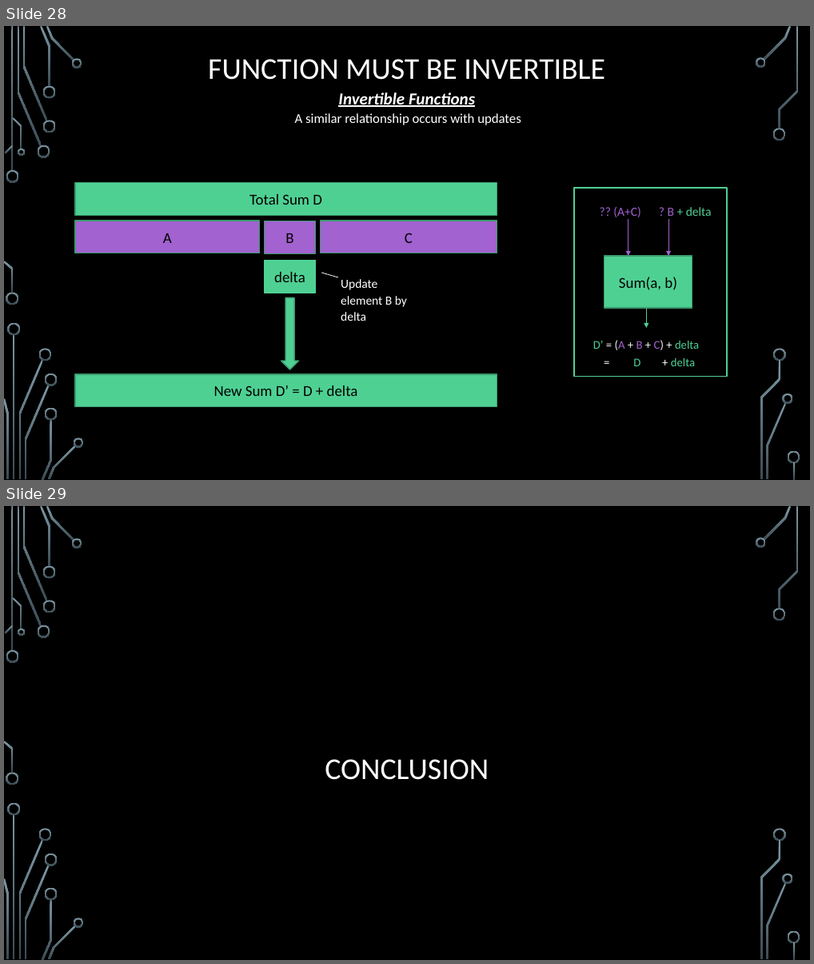
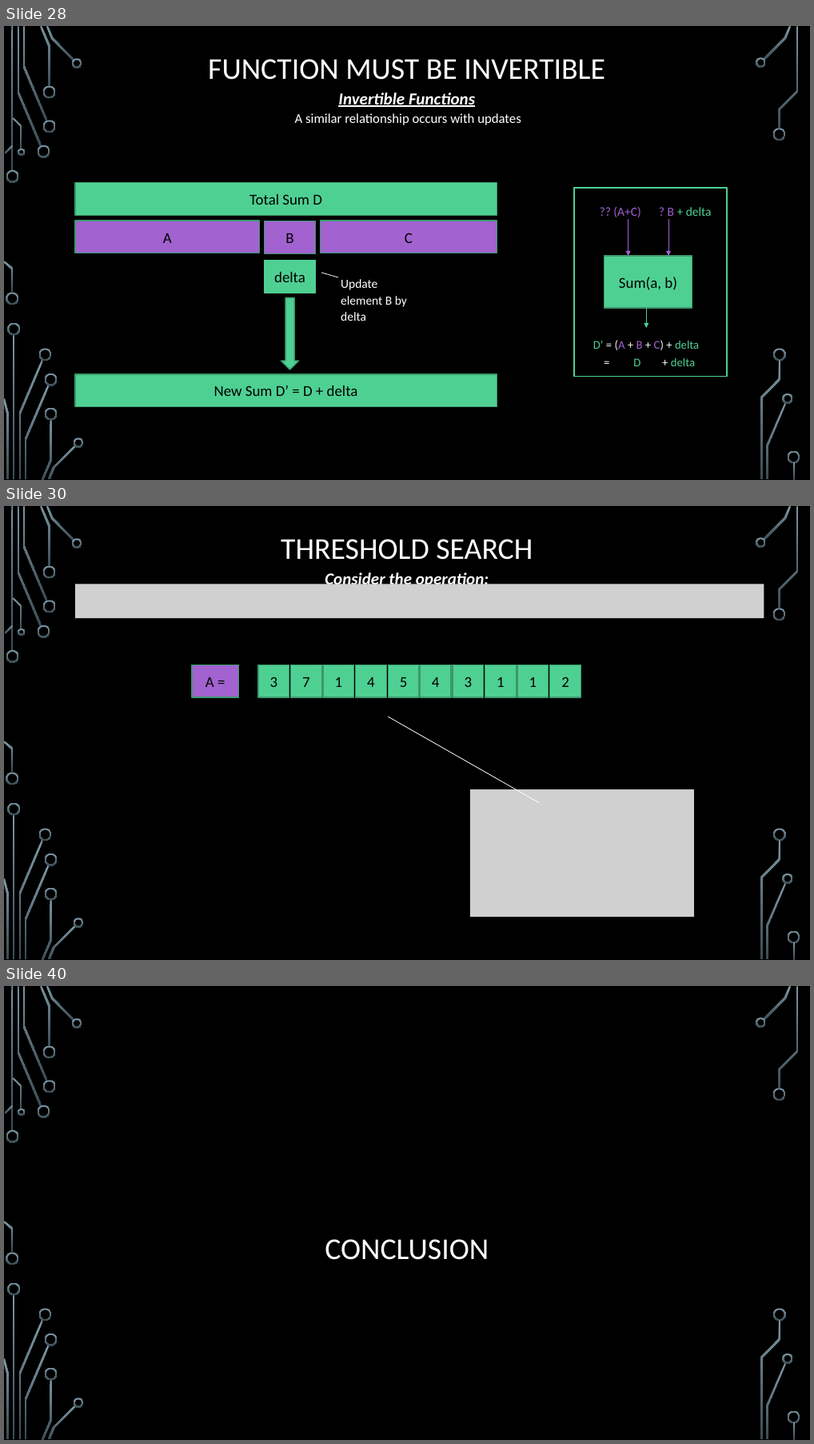
Before and after one commit to janiceeguo/advAlgo, a slide deck: slides/Trees-FenwickTrees.pptx. Shown one above the other, each under a label of ours: slides 28 and 29 before the commit, slides 28, 30 and 40 after it; the slides between them are not shown. The pictures are 814x964 and 814x1444 pixels, drawn with LibreOffice and Linux fonts; fonts in the diff are those of the drawing; grey boxes stand for pictures; background and template pictures are left out. Boxes give left, top, right and bottom in pixels: in the first picture for what was removed or moved away, otherwise in the second. Text is boxed around its words. In the diff, an @@ line names an element or a change of style, - is before the commit and + after.

```diff
--- a/slides/Trees-FenwickTrees.pptx
+++ b/slides/Trees-FenwickTrees.pptx
@@ slide 30 added at box(4, 506, 810, 960), background picture (left out); not listed: 36 template elements that a slide beside it also shows @@
@@ title added at box(281, 539, 533, 560), 36 pt, text #FFFFFF @@
+THRESHOLD SEARCH
@@ text added at box(325, 570, 489, 589), 20 pt, text #FFFFFF, bold, italic, underline @@
+Consider the operation:
@@ picture added at box(75, 584, 765, 619) @@
@@ rectangle added at box(192, 664, 238, 697), fill #A262D0, outline #3A9A6D 1.25 pt, 18 pt, text #000000 @@
+A =
@@ group added at box(258, 664, 581, 697): 10 rectangles @@
+3
+7
+1
+4
+5
+4
+3
+1
+1
+2
@@ line added from (539, 803) to (388, 716), #FFFFFF 0.75 pt @@
@@ picture added at box(470, 789, 694, 916) @@
@@ what was slide 29 is now slide 40 @@
```
Also in this commit, not shown: 10 other slides added.
